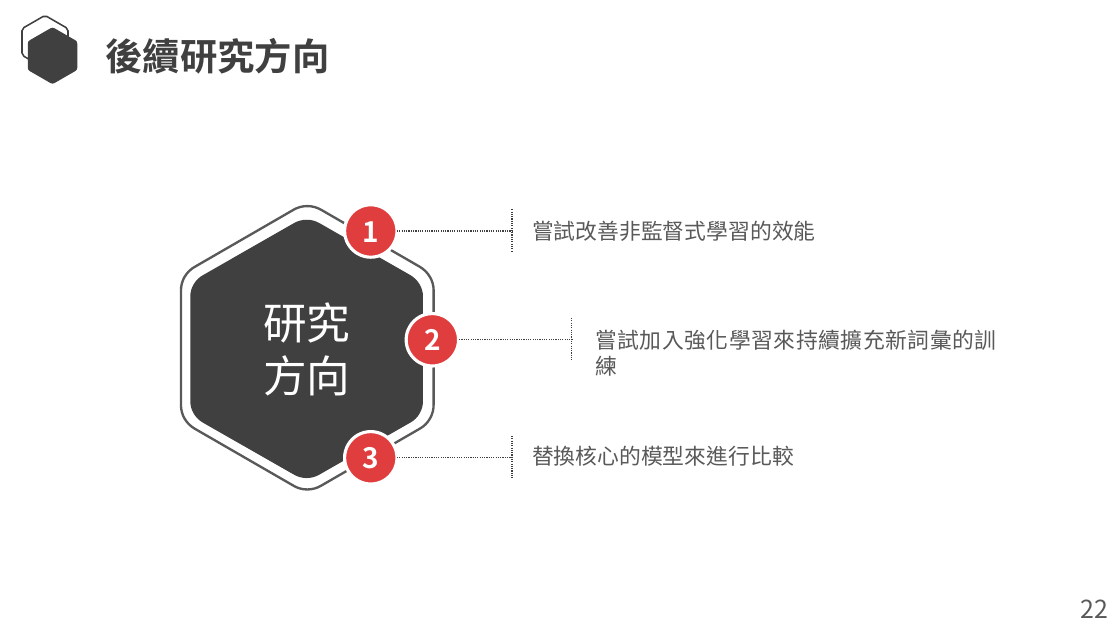
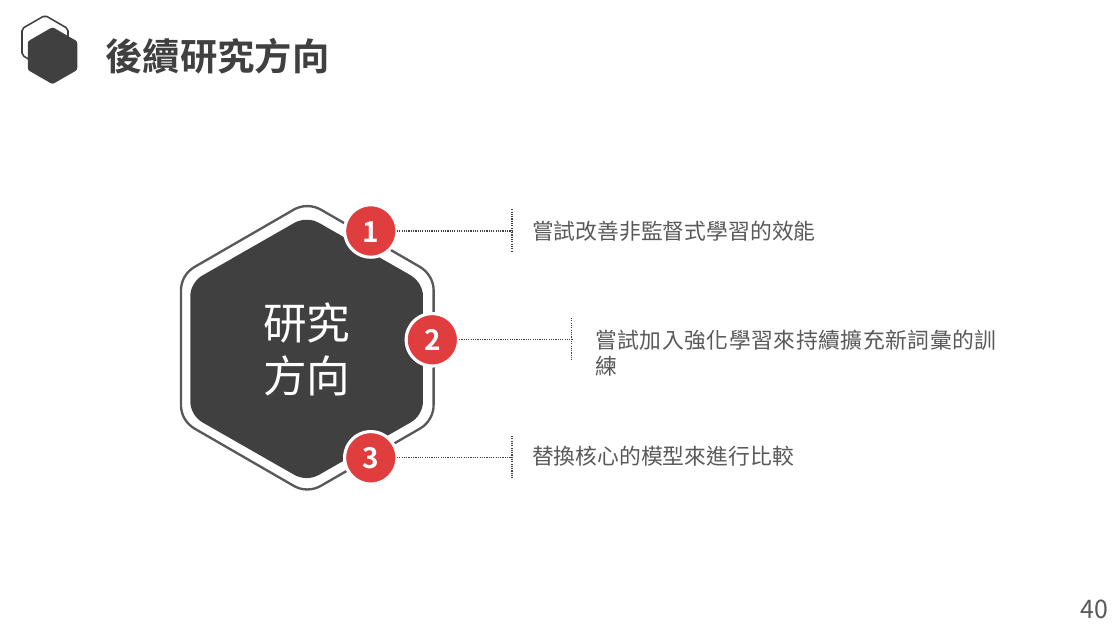
Before and after one commit to Lcwei-0708/lcwei-0708.github.io, a slide deck: slide 42 of data/paper/深度神經網路於中文斷詞之研究/深度神經網路於中文斷詞之研究.pptx. Drawn at 1120x630 pixels with LibreOffice and Linux fonts; fonts in the diff are those of the drawing. Boxes give left, top, right and bottom in pixels: in the first picture for what was removed or moved away, otherwise in the second. Text is boxed around its words. In the diff, an @@ line names an element or a change of style, - is before the commit and + after.

```diff
--- a/data/paper/深度神經網路於中文斷詞之研究/深度神經網路於中文斷詞之研究.pptx
+++ b/data/paper/深度神經網路於中文斷詞之研究/深度神經網路於中文斷詞之研究.pptx
@@ text at (1081,599,1109,619): text changed @@
-22
+40
```
Also in this commit, not shown: 37 other slides changed.
